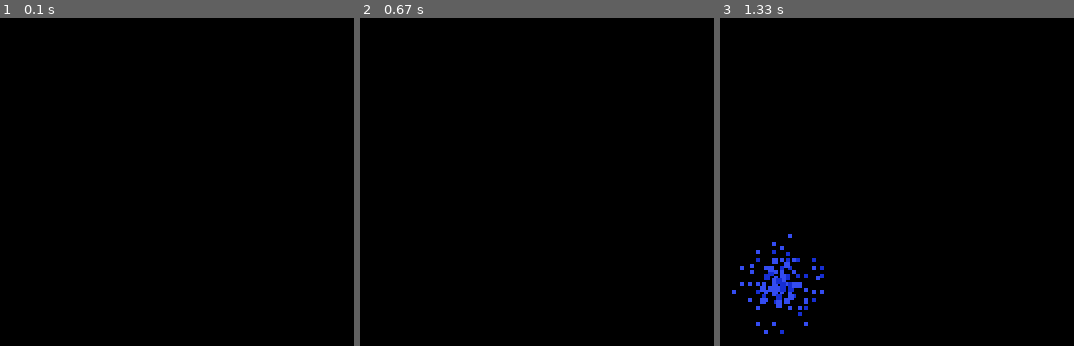
Above: before the commit, frames 1-3 (left to right).
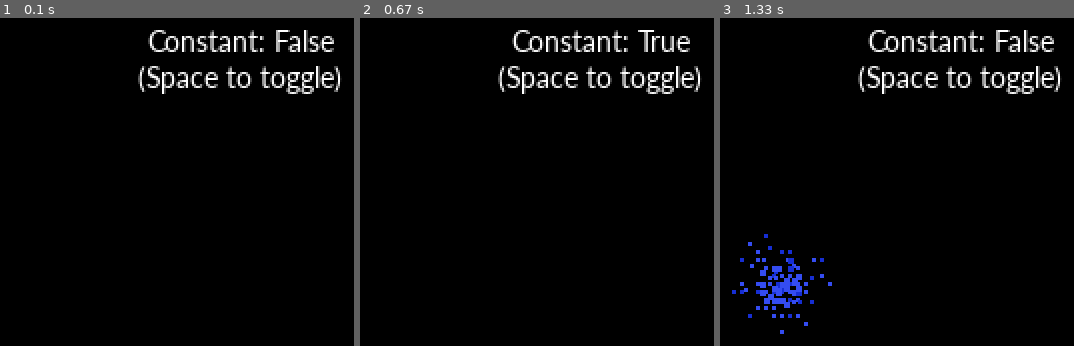
Above: after the commit, the same moments.

Repository: CCareaga/Pygame-Examples
Game: pygame game, started from Particle System/example.py
Same seed, same stepped clock (60 frames per second), same inputs: the game is played once before the commit and once after it. The source is Python 2; it was converted automatically to run under Python 3.
Inputs (mouse positions are in pixels of both pictures, inside the frame that each line leads up to):
- Up to frame 1 (0.1 s): no input
- Up to frame 2 (0.67 s): hold Space from 0.33 s (still down); move the mouse to (outside the picture) at 0.37 s
- Up to frame 3 (1.33 s): release Space at 0.8 s; tap Space at 0.83 s; press the mouse at (780, 280) at 1.2 s; move the mouse to (766, 224) at 1.3 s

The runs differ from the first frame. In frame 1, 3.2% of the frame differs, in the area x 38-97%, y 3-24%; in frame 2, 3.1%; in frame 3, 4.9%, in the area x 3-97%, y 3-97%.

Commit message:
Added small changes to particles
Added the ability to toggle between clicks and mouse movement for
spawning of particles

Diff:
--- a/Particle System/example.py
+++ b/Particle System/example.py
@@ -15,8 +15,11 @@
 		self.FPS = 50
 		self.screen = pygame.display.set_mode(self.res)
 
+		self.font = pygame.font.SysFont("Calibri", 16)
+
 		self.pManager = ParticleManager()
 
+		self.constant = False
 		self.running = True
 
 		while self.running:
@@ -36,15 +39,37 @@
 			if event.type == QUIT:
 				self.running = 0
 				pygame.quit()
-			elif event.type == MOUSEBUTTONDOWN:
-				print self.getColor()
+			elif event.type == KEYDOWN:
+				if event.key == 32:
+					if self.constant:
+						self.constant = False
+					else:
+						self.constant = True
+
+			elif event.type == MOUSEBUTTONDOWN and not self.constant:
 				pos = pygame.mouse.get_pos()
 				shape = choice(['circle', 'rect'])
-				print shape
 				self.pManager.new(pos, size=randint(4,7), density=randint(4,7), color=self.getColor(), shape=shape)
+
+			elif event.type == MOUSEMOTION and self.constant:
+				pos = pygame.mouse.get_pos()
+				shape = choice(['circle', 'rect'])
+				self.pManager.new(pos, size=randint(4,7), density=randint(4,7), color=self.getColor(), shape=shape)
+
+	def blitText(self):
+		text = self.font.render("Constant: " + str(self.constant), 1, (255,255,255))
+		text2 = self.font.render("(Space to toggle)", 1, (255,255,255))
+		textrect, text2rect = text.get_rect(), text2.get_rect()
+
+		textrect.centerx = text2rect.centerx = self.res[0]/2
+		text2rect.centery, textrect.centery = 38, 20
+
+		self.screen.blit(text, textrect)
+		self.screen.blit(text2, text2rect)
 
 	def Update(self):
 		self.screen.fill(0)
+		self.blitText()
 		self.pManager.update(self.screen)
 
 Example()
